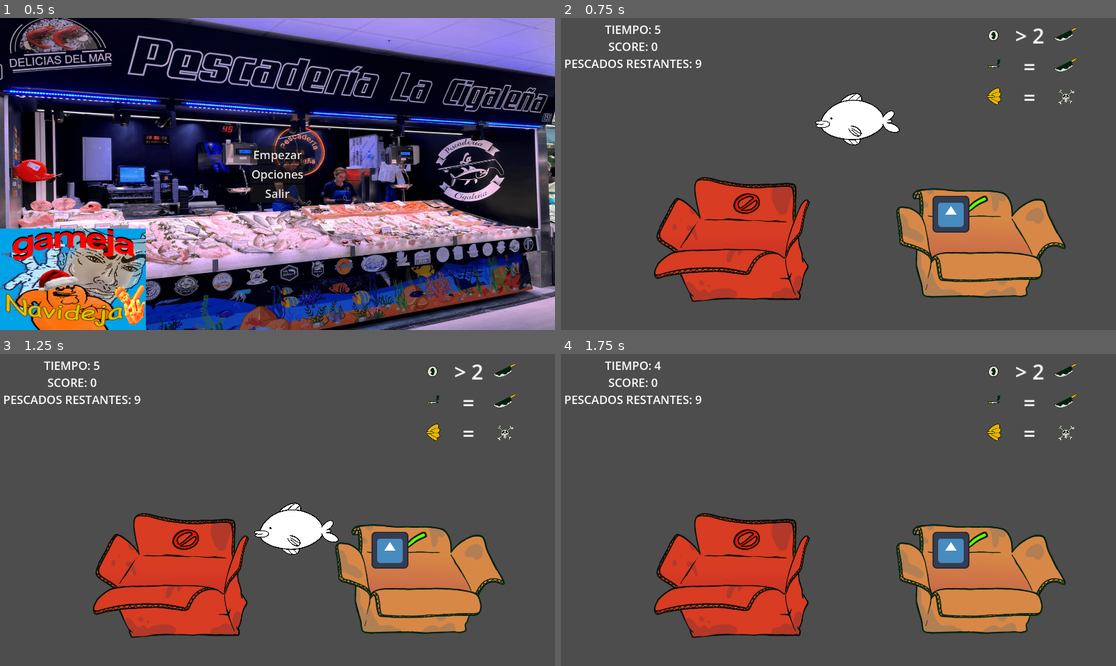
Above: before the commit, frames 1-4 (two rows, left to right).
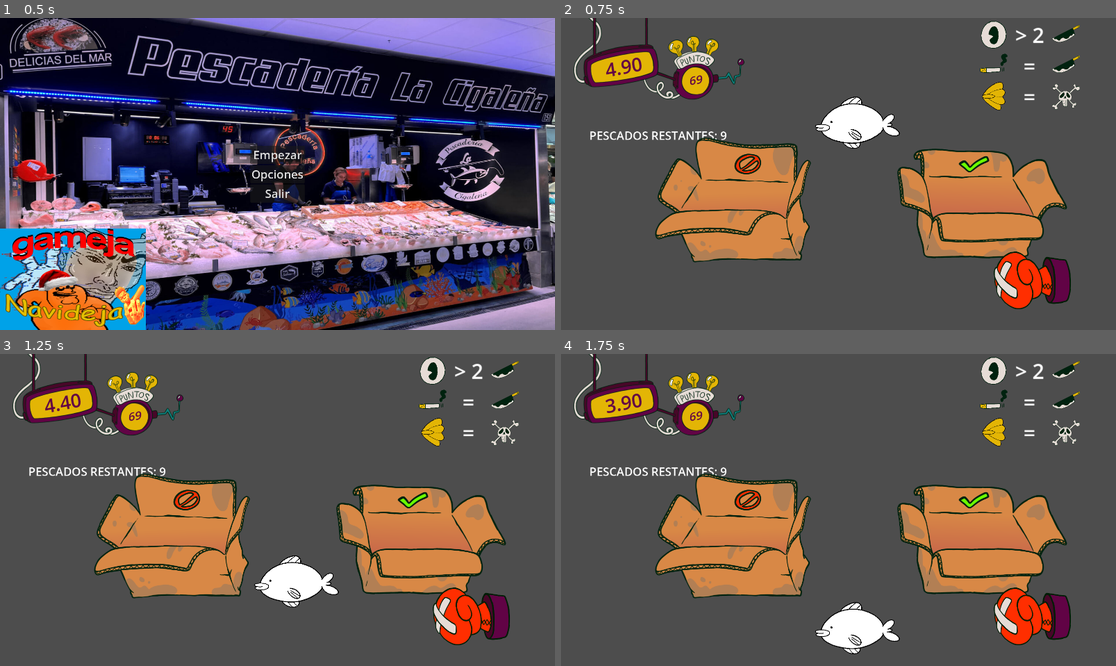
Above: after the commit, the same moments.

Repository: BananaVanGames/Chao_Pescao.Gameja_01_2026
Game: Godot game, scene res://ui/main_menu/main_menu.tscn
The game is run twice, just before and just after one commit, with the same random seed, the same clock (stepped at 60 frames per second) and the same inputs. The engine's default icon, where the game draws it, is replaced by a stand-in: a white triangle on a blue panel in a dark square.
Inputs (mouse positions are in pixels of both pictures, inside the frame that each line leads up to):
- Up to frame 1 (0.5 s): no input
- Up to frame 2 (0.75 s): click "Empezar" at 0.5 s
- Up to frame 3 (1.25 s): no input
- Up to frame 4 (1.75 s): drag from (855, 531) to (977, 572) at 1.27 s

Frame 1 is identical in both runs. In frame 2, 28% of the frame differs, in the area x 0-94%, y 0-94%; in frame 3, 30%; in frame 4, 29%.

Commit message:
Puño de boxeo, temporizadores, puntuacion etc.

Diff:
--- a/autoloads/game_handler.gd
+++ b/autoloads/game_handler.gd
@@ -9,7 +9,7 @@
 var score: int = 0
 var fishes_left: int = 10
 var rules: Array = []
-
+var danger_rules: Array = []
 
 
 # Called when the node enters the scene tree for the first time.
@@ -20,6 +20,18 @@
 # Called every frame. 'delta' is the elapsed time since the previous frame.
 func _process(_delta: float) -> void:
 	pass
+
+
+func set_danger_rules(values: Array):
+	danger_rules = values
+
+
+func get_danger_rules() -> Array:
+	return danger_rules
+
+
+func get_current_rules() -> Array:
+	return rules
 
 
 func start_next_set(value: Array):
--- a/game/game.tscn
+++ b/game/game.tscn
@@ -9,6 +9,9 @@
 [sub_resource type="RectangleShape2D" id="RectangleShape2D_80nbo"]
 size = Vector2(471, 15)
 
+[sub_resource type="RectangleShape2D" id="RectangleShape2D_dxrkv"]
+size = Vector2(75, 334)
+
 [node name="Game" type="Node2D"]
 script = ExtResource("1_h7iqs")
 fish_scene = ExtResource("2_e2o6t")
@@ -17,6 +20,8 @@
 layer = -1
 
 [node name="Hud" parent="CanvasLayer" instance=ExtResource("1_80nbo")]
+offset_top = -2.0
+offset_bottom = -2.0
 
 [node name="Timer" type="Timer" parent="."]
 
@@ -30,13 +35,18 @@
 position = Vector2(0, 17)
 shape = SubResource("RectangleShape2D_80nbo")
 
+[node name="StaticBody2D2" type="StaticBody2D" parent="."]
+position = Vector2(41, 847)
+
+[node name="CollisionShape2D" type="CollisionShape2D" parent="StaticBody2D2"]
+position = Vector2(-8.5, 105)
+shape = SubResource("RectangleShape2D_dxrkv")
+
 [node name="ScoreZone" parent="." instance=ExtResource("4_4fuuu")]
-position = Vector2(1022, 796)
+position = Vector2(1026, 659)
 scale = Vector2(0.8, 0.8)
 
 [node name="Punch" parent="." instance=ExtResource("5_dxrkv")]
-position = Vector2(1349, 679)
-punch_distance = 500.0
-force = Vector2(-10000, 0)
+position = Vector2(1566, 920)
 
 [connection signal="timeout" from="Timer" to="." method="_on_timer_timeout"]
--- a/game/pez/pez.gd
+++ b/game/pez/pez.gd
@@ -34,7 +34,7 @@
 #endregion
 
 @export var PID: int = -1
-@export var gravity := 1200.0
+@export var gravity := 2000.0
 @export var drag_speed := 20.0
 @export var textura: Texture
 @export var ojos: NUM_OJOS
--- a/game/punch/punch.gd
+++ b/game/punch/punch.gd
@@ -1,31 +1,33 @@
 extends Node2D
 
 #region #
-@export var punch_distance := 120.0
-@export var punch_speed := 1200.0
-@export var force := Vector2(-600, 0) # force applied to fish (left)
-
-#endregion
+@export var punch_distance := 500.0
+@export var punch_speed := 1250.0
+@export var force := Vector2(-5000, 0) # force applied to fish (left)
 
 var start_position: Vector2
 var state := "idle" # idle, forward, back
 
+#endregion
+@onready var punch_area: Area2D = $PunchArea
+@onready var animated_sprite_2d: AnimatedSprite2D = $AnimatedSprite2D
+
 
 func _ready():
-	start_position = global_position
+	start_position = punch_area.position
 
 
 func _physics_process(delta):
 	match state:
 		"forward":
-			global_position.x -= punch_speed * delta
-			if global_position.x <= start_position.x - punch_distance:
+			punch_area.position.x -= punch_speed * delta
+			if punch_area.position.x <= start_position.x - punch_distance:
 				state = "back"
 
 		"back":
-			global_position.x += punch_speed * delta
-			if global_position.x >= start_position.x:
-				global_position = start_position
+			punch_area.position.x += punch_speed * delta
+			if punch_area.position.x >= start_position.x:
+				punch_area.position = start_position
 				state = "idle"
 
 
@@ -33,8 +35,9 @@
 	if state != "idle":
 		return
 	state = "forward"
+	animated_sprite_2d.play("hit")
 
-func _on_rigid_body_2d_body_entered(body: Node) -> void:
+func _on_punch_area_body_entered(body: Node2D) -> void:
 	if state != "forward":
 		return
 	if body is CharacterBody2D:
--- a/game/punch/punch.tscn
+++ b/game/punch/punch.tscn
@@ -1,21 +1,107 @@
-[gd_scene load_steps=4 format=3 uid="uid://cbf08dbu67aci"]
+[gd_scene load_steps=15 format=3 uid="uid://cbf08dbu67aci"]
 
 [ext_resource type="Script" uid="uid://b3nnetptb8ebs" path="res://game/punch/punch.gd" id="1_16sg0"]
 [ext_resource type="Texture2D" uid="uid://bjbkdyvls8wst" path="res://icon.svg" id="2_1fkrj"]
+[ext_resource type="Texture2D" uid="uid://d3kqsnau5368h" path="res://game/punch/punch01.png" id="3_52n6l"]
+[ext_resource type="Texture2D" uid="uid://y22dlkjfqg7t" path="res://game/punch/punch02.png" id="4_mn0aj"]
+[ext_resource type="Texture2D" uid="uid://r1lt6avguq36" path="res://game/punch/punch03.png" id="5_hvrv8"]
+[ext_resource type="Texture2D" uid="uid://54p8mjhb28wa" path="res://game/punch/punch04.png" id="6_ki2vn"]
+[ext_resource type="Texture2D" uid="uid://br3ty5blld7lh" path="res://game/punch/punch05.png" id="7_lfca2"]
+[ext_resource type="Texture2D" uid="uid://cqmr7xcycxy1t" path="res://game/punch/punch06.png" id="8_ugdcr"]
+[ext_resource type="Texture2D" uid="uid://yt05xd5ocy2l" path="res://game/punch/punch07.png" id="9_bo216"]
+[ext_resource type="Texture2D" uid="uid://bfxt7gmgfim5b" path="res://game/punch/punch08.png" id="10_ya4s0"]
+[ext_resource type="Texture2D" uid="uid://wvwlykkuakdy" path="res://game/punch/punch09.png" id="11_xu3x3"]
+[ext_resource type="Texture2D" uid="uid://s28yj67wchf6" path="res://game/punch/punch10.png" id="12_136mn"]
 
 [sub_resource type="RectangleShape2D" id="RectangleShape2D_xh8fn"]
 size = Vector2(124, 127)
 
+[sub_resource type="SpriteFrames" id="SpriteFrames_52n6l"]
+animations = [{
+"frames": [{
+"duration": 1.0,
+"texture": ExtResource("3_52n6l")
+}, {
+"duration": 1.0,
+"texture": ExtResource("3_52n6l")
+}, {
+"duration": 1.0,
+"texture": ExtResource("4_mn0aj")
+}, {
+"duration": 1.0,
+"texture": ExtResource("4_mn0aj")
+}, {
+"duration": 1.0,
+"texture": ExtResource("5_hvrv8")
+}, {
+"duration": 1.0,
+"texture": ExtResource("5_hvrv8")
+}, {
+"duration": 1.0,
+"texture": ExtResource("6_ki2vn")
+}, {
+"duration": 1.0,
+"texture": ExtResource("7_lfca2")
+}, {
+"duration": 1.0,
+"texture": ExtResource("7_lfca2")
+}, {
+"duration": 1.0,
+"texture": ExtResource("8_ugdcr")
+}, {
+"duration": 1.0,
+"texture": ExtResource("8_ugdcr")
+}, {
+"duration": 1.0,
+"texture": ExtResource("9_bo216")
+}, {
+"duration": 1.0,
+"texture": ExtResource("9_bo216")
+}, {
+"duration": 1.0,
+"texture": ExtResource("10_ya4s0")
+}, {
+"duration": 1.0,
+"texture": ExtResource("10_ya4s0")
+}, {
+"duration": 1.0,
+"texture": ExtResource("11_xu3x3")
+}, {
+"duration": 1.0,
+"texture": ExtResource("11_xu3x3")
+}, {
+"duration": 1.0,
+"texture": ExtResource("12_136mn")
+}, {
+"duration": 1.0,
+"texture": ExtResource("12_136mn")
+}, {
+"duration": 1.0,
+"texture": ExtResource("3_52n6l")
+}],
+"loop": false,
+"name": &"hit",
+"speed": 24.0
+}]
+
 [node name="Punch" type="Node2D"]
 script = ExtResource("1_16sg0")
-force = Vector2(-500, 0)
 
-[node name="RigidBody2D" type="Area2D" parent="."]
+[node name="PunchArea" type="Area2D" parent="."]
 
-[node name="CollisionShape2D" type="CollisionShape2D" parent="RigidBody2D"]
+[node name="CollisionShape2D" type="CollisionShape2D" parent="PunchArea"]
 shape = SubResource("RectangleShape2D_xh8fn")
 
-[node name="Sprite2D" type="Sprite2D" parent="RigidBody2D"]
+[node name="Sprite2D" type="Sprite2D" parent="PunchArea"]
+visible = false
 texture = ExtResource("2_1fkrj")
 
-[connection signal="body_entered" from="RigidBody2D" to="." method="_on_rigid_body_2d_body_entered"]
+[node name="AnimatedSprite2D" type="AnimatedSprite2D" parent="."]
+position = Vector2(-161, -24)
+scale = Vector2(0.38771874, 0.38771874)
+sprite_frames = SubResource("SpriteFrames_52n6l")
+animation = &"hit"
+frame = 19
+frame_progress = 1.0
+
+[connection signal="body_entered" from="PunchArea" to="." method="_on_punch_area_body_entered"]
--- a/game/score_zone/score_zone.gd
+++ b/game/score_zone/score_zone.gd
@@ -21,5 +21,7 @@
 
 	var fish_data = body.get_fish_data()
 	print("FISH DATA: ", fish_data)
+	print("Current Rules: ", GameHandler.get_current_rules())
+	print("Current Danger Rules: ", GameHandler.get_danger_rules())
 
 	body.queue_free()
--- a/game/score_zone/score_zone.tscn
+++ b/game/score_zone/score_zone.tscn
@@ -25,7 +25,6 @@
 position = Vector2(-500, 0)
 
 [node name="Sprite2D" type="Sprite2D" parent="BadArea"]
-modulate = Color(0.99984866, 0.44193134, 0.5024827, 1)
 texture = ExtResource("3_yv41l")
 
 [node name="CollisionShape2D" type="CollisionShape2D" parent="BadArea"]
--- a/ui/hud/hud.gd
+++ b/ui/hud/hud.gd
@@ -17,13 +17,12 @@
 @onready var cola_manchas = preload("res://ui/hud/art/cola_manchas.png")
 @onready var tipo_cola = [cola_delgada, cola_redonda, cola_abanico, cola_manchas]
 
-@onready var timer_label: Label = $VBoxContainer/Timer
-@onready var score_label: Label = $VBoxContainer/Score
-@onready var fishes_left_label: Label = $VBoxContainer/FishesLeft
+@onready var score_label: Label = $Node2D/Score
+@onready var timer_label: Label = $Node2D2/Timer
+@onready var fishes_left_label: Label = $FishesLeft
 @onready var danger_1: TextureRect = $GridContainer/Danger1
 @onready var danger_2: TextureRect = $GridContainer/Danger2
 @onready var danger_3: TextureRect = $GridContainer/Danger3
-@onready var danger_4: TextureRect = $GridContainer/Danger4
 @onready var grid_container: GridContainer = $GridContainer
 @onready var regla_cola: TextureRect = $GridContainer/ReglaCola
 
@@ -36,28 +35,28 @@
 
 
 func _on_time_changed(value):
-	timer_label.text = "TIEMPO: %d" % int(ceil(value))
+	timer_label.text = str(snapped(value, 0.1)) + "0"
 
 
 func _on_score_changed(value):
-	score_label.text = "SCORE: %d" % value
+	score_label.text = str(value)
 
 
 func _on_fishes_changed(value):
-	fishes_left_label.text = "PESCADOS RESTANTES: %d" % value
+	fishes_left_label.text = "PESCADOS RESTANTES: " + str(value)
 
 
 func _start_next_set(value: Array):
-	#print("Value received: ", value)
+	var random_ojos: int
+	var random_cabeza: int
+	var random_cola: int
 	var grid_children = grid_container.get_children()
-	#print("HIJOS DEL GRID: ", grid_children)
-	for i in range(4):
+	for i in range(3):
 		match i:
 			0:
-				var random = randi_range(0, 1)
-				#print("VALUE OF RANDOM - PELIGROSIDDAD OJOS: ", random)
+				random_ojos = randi_range(0, 1)
 				grid_children[i * 3 + 1].text = " > " + str(value[i] + 1) + " "
-				danger_1.texture = peligrosisdad[random]
+				danger_1.texture = peligrosisdad[random_ojos]
 
 			1:
 				if value[i] == 0:
@@ -70,21 +69,16 @@
 
 					grid_children[i * 3 + 1].text = " = "
 
-					random = randi_range(0, 1)
-					danger_2.texture = peligrosisdad[random]
+					random_cabeza = randi_range(0, 1)
+					danger_2.texture = peligrosisdad[random_cabeza]
 
 			2:
-				if value[i] == 0:
-					grid_children[i * 3].visible = false
-					grid_children[i * 3 + 1].visible = false
-					danger_3.visible = false
-
-			3:
 				var random = randi_range(0, 2)
-				#print("VALUE OF RANDOM - TIPO COLA: ", random)
 				regla_cola.texture = tipo_cola[random]
 
 				grid_children[i * 3 + 1].text = " = "
 
-				random = randi_range(0, 1)
-				danger_4.texture = peligrosisdad[random]
+				random_cola = randi_range(0, 1)
+				danger_3.texture = peligrosisdad[random_cola]
+
+	GameHandler.set_danger_rules([random_ojos, random_cabeza, random_cola])
--- a/ui/hud/hud.tscn
+++ b/ui/hud/hud.tscn
@@ -1,9 +1,23 @@
-[gd_scene load_steps=5 format=3 uid="uid://baxidpxet6s0f"]
+[gd_scene load_steps=8 format=3 uid="uid://baxidpxet6s0f"]
 
 [ext_resource type="Script" uid="uid://6tkxj7crpg1m" path="res://ui/hud/hud.gd" id="1_4d6w6"]
-[ext_resource type="Texture2D" uid="uid://bseff3c2jrv5b" path="res://ui/hud/art/background_placeholder.jpg" id="1_xmswo"]
+[ext_resource type="Texture2D" uid="uid://dv10dovk3utxo" path="res://ui/hud/art/consola.png" id="2_w75iv"]
 [ext_resource type="Texture2D" uid="uid://bjbkdyvls8wst" path="res://icon.svg" id="3_e0nub"]
 [ext_resource type="Texture2D" uid="uid://deiqksca00k3s" path="res://ui/hud/art/ojo.png" id="3_w75iv"]
+
+[sub_resource type="SystemFont" id="SystemFont_w75iv"]
+font_names = PackedStringArray("Maxter Board St")
+subpixel_positioning = 0
+
+[sub_resource type="LabelSettings" id="LabelSettings_w75iv"]
+font = SubResource("SystemFont_w75iv")
+font_size = 65
+font_color = Color(0.38039216, 0.011764706, 0.27058825, 1)
+
+[sub_resource type="LabelSettings" id="LabelSettings_imuuq"]
+font = SubResource("SystemFont_w75iv")
+font_size = 40
+font_color = Color(0.38039216, 0.011764706, 0.27058825, 1)
 
 [node name="Hud" type="Control"]
 layout_mode = 3
@@ -16,41 +30,61 @@
 script = ExtResource("1_4d6w6")
 
 [node name="TextureRect" type="TextureRect" parent="."]
-visible = false
 layout_mode = 1
 anchors_preset = 15
 anchor_right = 1.0
 anchor_bottom = 1.0
+offset_left = -403.0
+offset_top = -304.0
+offset_right = -403.0
+offset_bottom = -304.0
 grow_horizontal = 2
 grow_vertical = 2
-texture = ExtResource("1_xmswo")
+scale = Vector2(0.8, 0.8)
+texture = ExtResource("2_w75iv")
 
-[node name="VBoxContainer" type="VBoxContainer" parent="."]
-layout_mode = 1
-anchors_preset = 4
-anchor_top = 0.5
-anchor_bottom = 0.5
-offset_top = -528.0
-offset_right = 499.0
-offset_bottom = -213.5
-grow_vertical = 2
+[node name="Node2D2" type="Node2D" parent="."]
+position = Vector2(221.00002, 168)
+rotation = -0.19198622
+skew = 0.040142573
 
-[node name="Timer" type="Label" parent="VBoxContainer"]
-layout_mode = 2
+[node name="Timer" type="Label" parent="Node2D2"]
+offset_left = -92.17667
+offset_top = -43.083862
+offset_right = 82.82333
+offset_bottom = 51.916138
+pivot_offset = Vector2(85, 47)
 size_flags_horizontal = 4
 theme_override_colors/font_color = Color(1.4164544, 1.4164544, 1.4164544, 1)
 theme_override_font_sizes/font_size = 40
-text = "TIEMPO: 5"
+text = "5.00"
+label_settings = SubResource("LabelSettings_w75iv")
+horizontal_alignment = 1
 
-[node name="Score" type="Label" parent="VBoxContainer"]
-layout_mode = 2
+[node name="Node2D" type="Node2D" parent="."]
+position = Vector2(470, 226.99997)
+rotation = -0.15533431
+skew = 0.19547687
+
+[node name="Score" type="Label" parent="Node2D"]
+offset_left = -87.6032
+offset_top = -38.584213
+offset_right = 82.3968
+offset_bottom = 56.415787
+pivot_offset = Vector2(85, 47)
 size_flags_horizontal = 4
 theme_override_colors/font_color = Color(1.4164544, 1.4164544, 1.4164544, 1)
 theme_override_font_sizes/font_size = 40
-text = "SCORE: 0"
+text = "69"
+label_settings = SubResource("LabelSettings_imuuq")
+horizontal_alignment = 1
 
-[node name="FishesLeft" type="Label" parent="VBoxContainer"]
-layout_mode = 2
+[node name="FishesLeft" type="Label" parent="."]
+layout_mode = 0
+offset_left = 98.0
+offset_top = 381.0
+offset_right = 597.0
+offset_bottom = 436.0
 size_flags_horizontal = 4
 theme_override_colors/font_color = Color(1.4164544, 1.4164544, 1.4164544, 1)
 theme_override_font_sizes/font_size = 40
@@ -80,7 +114,7 @@
 size_flags_horizontal = 4
 theme_override_colors/font_color = Color(1.4164544, 1.4164544, 1.4164544, 1)
 theme_override_font_sizes/font_size = 40
-text = "PELIGRO: "
+text = "OJOS"
 
 [node name="Danger1" type="TextureRect" parent="GridContainer"]
 layout_mode = 2
@@ -99,28 +133,9 @@
 size_flags_horizontal = 4
 theme_override_colors/font_color = Color(1.4164544, 1.4164544, 1.4164544, 1)
 theme_override_font_sizes/font_size = 40
-text = "PELIGRO: "
+text = "CABEZA"
 
 [node name="Danger2" type="TextureRect" parent="GridContainer"]
-layout_mode = 2
-size_flags_horizontal = 4
-texture = ExtResource("3_e0nub")
-expand_mode = 2
-
-[node name="ReglaCuerpo" type="TextureRect" parent="GridContainer"]
-layout_mode = 2
-size_flags_horizontal = 4
-texture = ExtResource("3_e0nub")
-expand_mode = 2
-
-[node name="ReglaCuerpoLabel" type="Label" parent="GridContainer"]
-layout_mode = 2
-size_flags_horizontal = 4
-theme_override_colors/font_color = Color(1.4164544, 1.4164544, 1.4164544, 1)
-theme_override_font_sizes/font_size = 40
-text = "PELIGRO: "
-
-[node name="Danger3" type="TextureRect" parent="GridContainer"]
 layout_mode = 2
 size_flags_horizontal = 4
 texture = ExtResource("3_e0nub")
@@ -137,9 +152,9 @@
 size_flags_horizontal = 4
 theme_override_colors/font_color = Color(1.4164544, 1.4164544, 1.4164544, 1)
 theme_override_font_sizes/font_size = 40
-text = "PELIGRO: "
+text = "COLA"
 
-[node name="Danger4" type="TextureRect" parent="GridContainer"]
+[node name="Danger3" type="TextureRect" parent="GridContainer"]
 layout_mode = 2
 size_flags_horizontal = 4
 texture = ExtResource("3_e0nub")
Not shown: 1 places in game/game.tscn that only renumber resources
Binary file added: game/punch/punch01.png
Not shown, added: game/punch/punch01.png.import
Binary file added: game/punch/punch02.png
Not shown, added: game/punch/punch02.png.import
Binary file added: game/punch/punch03.png
Not shown, added: game/punch/punch03.png.import
Binary file added: game/punch/punch04.png
Not shown, added: game/punch/punch04.png.import
Binary file added: game/punch/punch05.png
Not shown, added: game/punch/punch05.png.import
Binary file added: game/punch/punch06.png
(and 27 more such lines)
